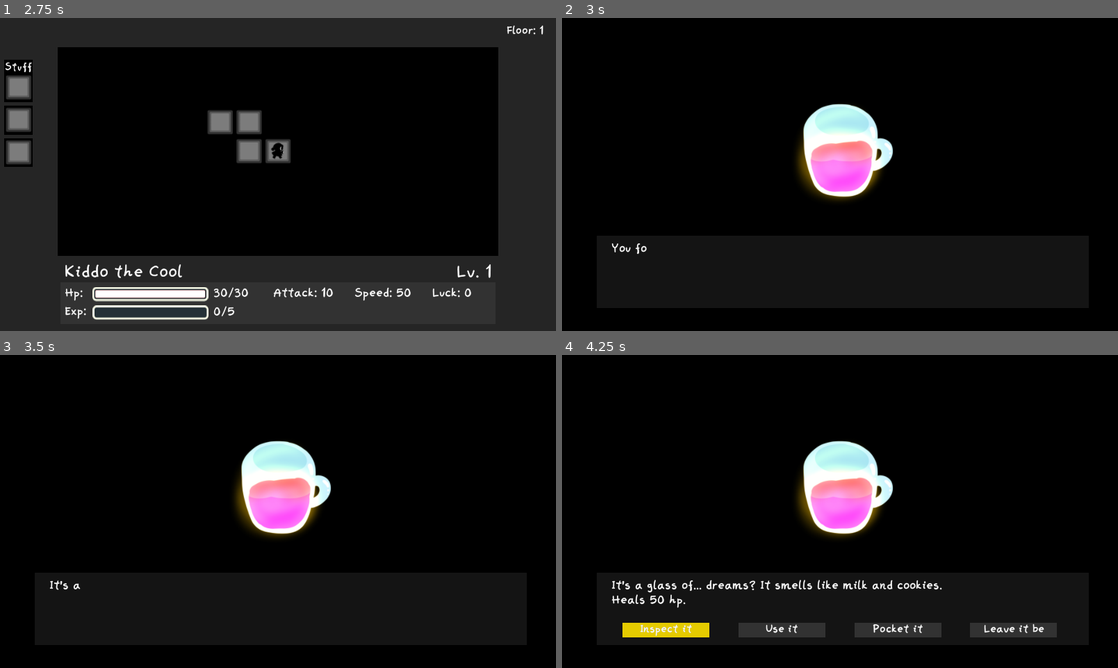
Above: before the commit, frames 1-4 (two rows, left to right).
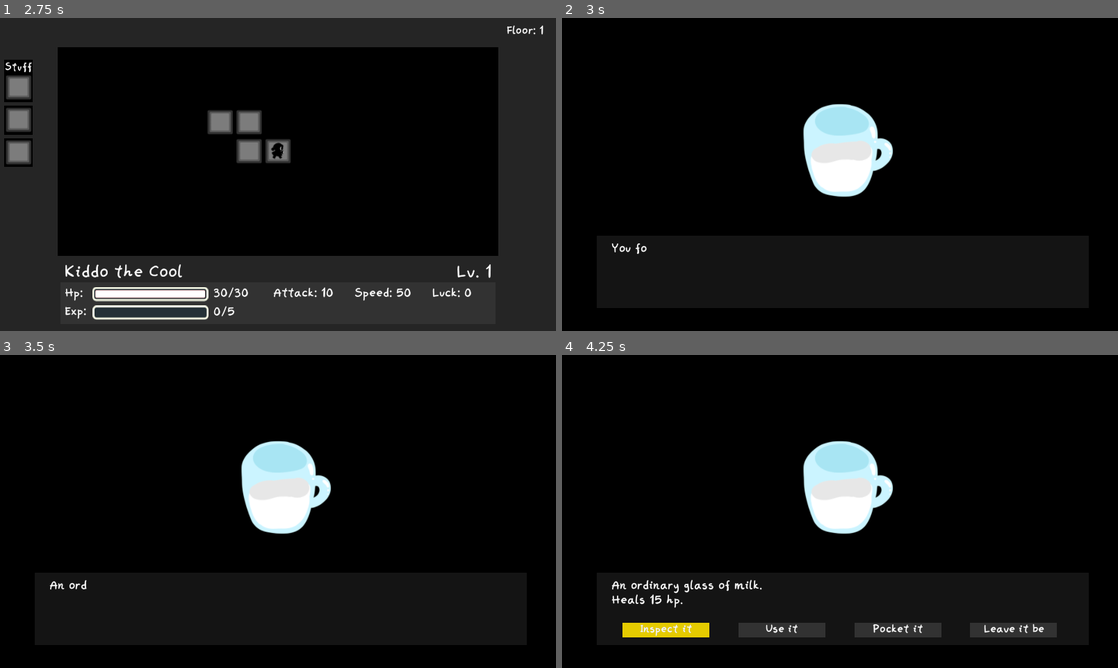
Above: after the commit, the same moments.

Repository: cfinco/BadDream
Game: Godot game, scene res://Scenes/Game.tscn
The game is run twice, just before and just after one commit, with the same random seed, the same clock (stepped at 60 frames per second) and the same inputs.
Inputs:
- Up to frame 1 (2.75 s): tap Enter (ui_accept) at 0.5, 0.77, 1.07, 1.25, 1.52, 1.55, 1.82, 2 s; hold Right (ui_right) 0.53-1.28 s; hold Z (ui_use) 0.53-1.28 s; tap X (ui_use_2) at 0.8, 1.35 s; hold Down (ui_down) 1.28-2.03 s; hold Right (ui_right) from 2.03 s (still down); hold Enter (ui_accept) from 2.03 s (still down); tap Z (ui_use) at 2.3 s
- Up to frame 2 (3 s): release Right (ui_right) at 2.78 s; release Enter (ui_accept) at 2.78 s; hold Up (ui_up) from 2.78 s (still down); tap Z (ui_use) at 2.85 s
- Up to frame 3 (3.5 s): keep holding Up (ui_up); tap Enter (ui_accept) at 3.02, 3.32 s; tap X (ui_use_2) at 3.05 s
- Up to frame 4 (4.25 s): release Up (ui_up) at 3.53 s; hold Left (ui_left) from 3.53 s (still down); hold X (ui_use_2) from 3.53 s (still down); tap Enter (ui_accept) at 3.77, 3.8, 4.07 s

Frame 1 is identical in both runs. In frame 2, 3.0% of the frame differs, in the area x 42-58%, y 30-59%; in frame 3, 3.1%; in frame 4, 3.9%, in the area x 9-69%, y 30-81%.

Commit message:
added monster B gone

Diff:
--- /dev/null
+++ b/Scenes/Items/BattleItems/Repel.tscn
@@ -0,0 +1,7 @@
+[gd_scene load_steps=3 format=2]
+
+[ext_resource path="res://Scripts/Items/Repel.gd" type="Script" id=1]
+[ext_resource path="res://Scenes/Items/Item.tscn" type="PackedScene" id=2]
+
+[node name="Repel" instance=ExtResource( 2 )]
+script = ExtResource( 1 )
--- /dev/null
+++ b/Scripts/Items/Repel.gd
@@ -0,0 +1,30 @@
+extends Item
+
+class_name Repel
+
+var itemName : String
+var description : String
+
+func _ready():
+	itemName = "Monster B Gone"
+	description = 'A spray bottle of "high grade monster repellent" from the dollar store.\nClears the floor of one type of monster.'
+	spritePath = load("res://Sprites/Repel_Find.png")
+	mapSpritePath = load("res://Sprites/Repel_Map.png")
+	type = "Battle"
+
+func use(battle, player):
+	battle.dialogueBox.changeText(Game.player.player_name + " sprayed the Monster B Gone at the " + battle.monsters[0].monster_name + "! All " + battle.monsters[0].monster_name + "s were cleared from the floor!")
+	battle.get_parent().clearMonsters(battle.monsters[0])
+	if self in player.inv.get_children():
+		player.inv.remove_child(self)
+	battle.updateStats()
+	battle.selectedButton = battle.exitButton
+	battle.buttonIndex = -1
+
+func discover():
+	pass
+
+func copy(item):
+	itemName = item.itemName
+	description = item.description
+	spritePath = item.spritePath
--- a/Scripts/Menus/Map.gd
+++ b/Scripts/Menus/Map.gd
@@ -19,6 +19,7 @@
 onready var lightPre = preload("res://Scenes/Items/MapItems/NightLight.tscn")
 onready var dollPre = preload("res://Scenes/Items/BattleItems/DecoyDoll.tscn")
 onready var journalPre = preload("res://Scenes/Items/MiscItems/DreamJournal.tscn")
+onready var repelPre = preload("res://Scenes/Items/BattleItems/Repel.tscn")
 
 onready var flashPre = preload("res://Scenes/Items/Weapons/Flashlight.tscn")
 onready var darkPre = preload("res://Scenes/Items/Weapons/BlackLight.tscn")
@@ -357,6 +358,8 @@
 		items.append(warmMilkMimicPre)
 	for i in range(1):
 		items.append(dollMimicPre)
+	for i in range(4):
+		items.append(repelPre)
 
 func generateWeapons():
 	for i in range(5):
@@ -417,3 +420,14 @@
 
 func shockTrigger():
 	emit_signal("shock_trigger")
+
+func clearMonsters(target):
+	for row in map:
+		for tile in row:
+			if tile.hasMonster():
+				for m in range(tile.monsters.get_child_count()):
+					if tile.monsters.get_child(m).monster_name == target.monster_name:
+						var mon = tile.monsters.get_child(m)
+						tile.monsters.remove_child(mon)
+						if tile.discovered:
+							tile.discover()
--- a/project.godot
+++ b/project.godot
@@ -79,6 +79,11 @@
 "language": "GDScript",
 "path": "res://Scripts/Resources/PotionStats.gd"
 }, {
+"base": "Item",
+"class": "Repel",
+"language": "GDScript",
+"path": "res://Scripts/Items/Repel.gd"
+}, {
 "base": "Resource",
 "class": "SleepParalysis",
 "language": "GDScript",
@@ -124,6 +129,7 @@
 "Poison": "",
 "Potion": "",
 "PotionStats": "",
+"Repel": "",
 "SleepParalysis": "",
 "Static": "",
 "Weapon": "",
